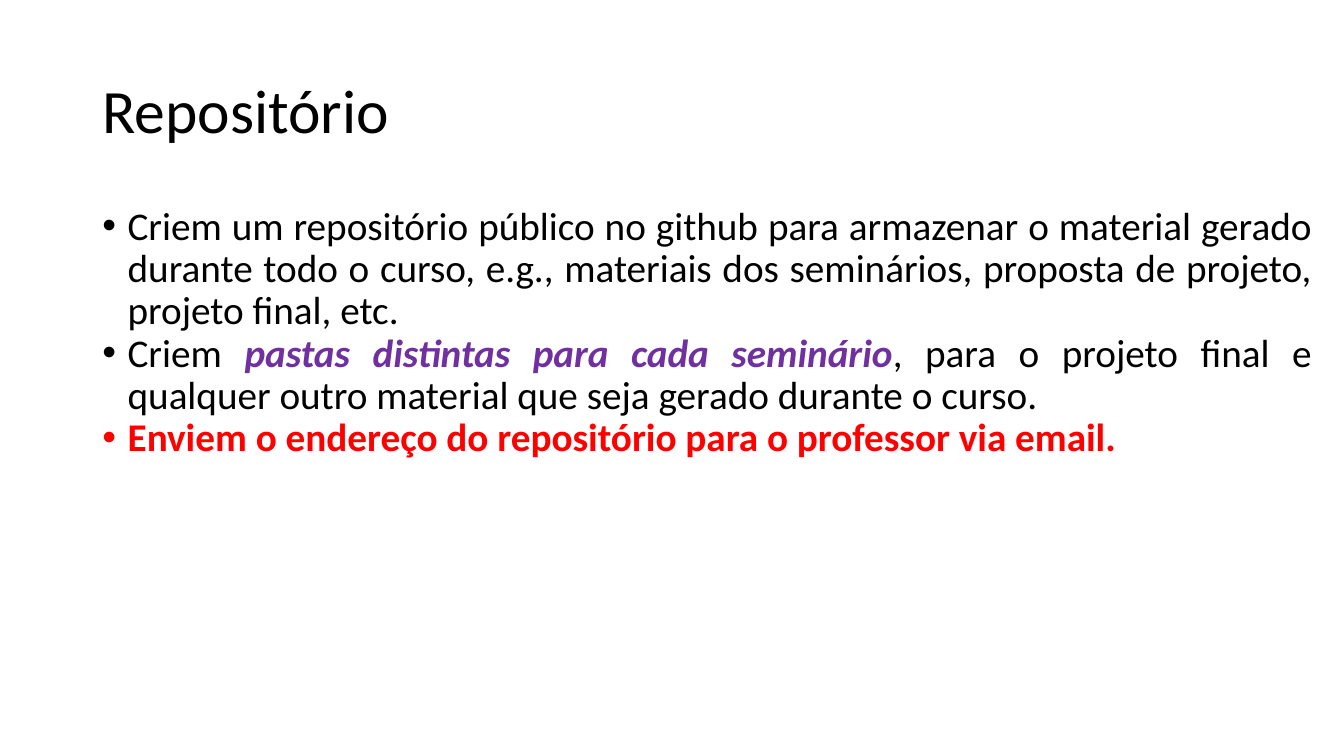
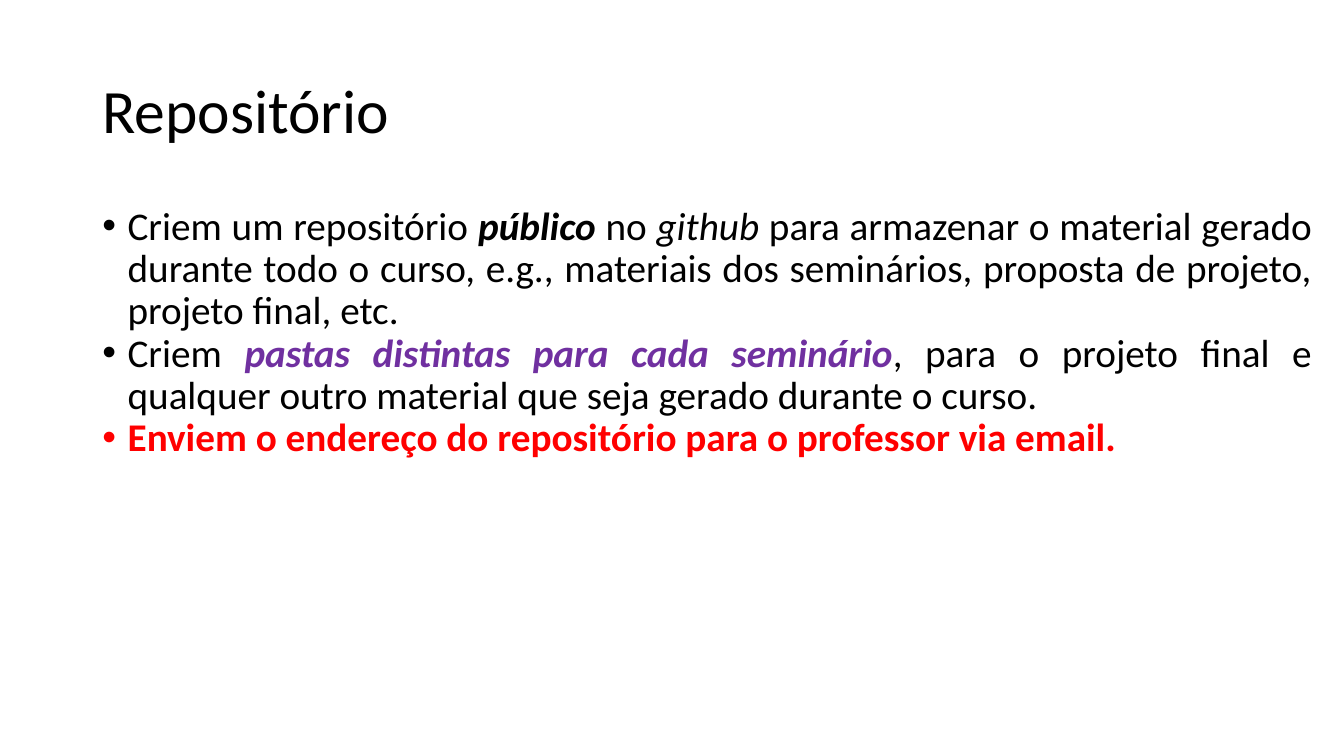
Before and after one commit to zz4fap/tp558-adv-ml, a slide deck: slide 6 of slides/TP558_1_Introdução_ao_curso.pptx. Drawn at 1344x756 pixels with LibreOffice and Linux fonts; fonts in the diff are those of the drawing. Boxes give left, top, right and bottom in pixels: in the first picture for what was removed or moved away, otherwise in the second. Text is boxed around its words. In the diff, an @@ line names an element or a change of style, - is before the commit and + after.

```diff
--- a/slides/TP558_1_Introdução_ao_curso.pptx
+++ b/slides/TP558_1_Introdução_ao_curso.pptx
@@ text at (128, 212, 1311, 331): bold on in "público"; italic on in "público github" @@
```
Also in this commit, not shown: 4 other slides changed, 4 other files.
